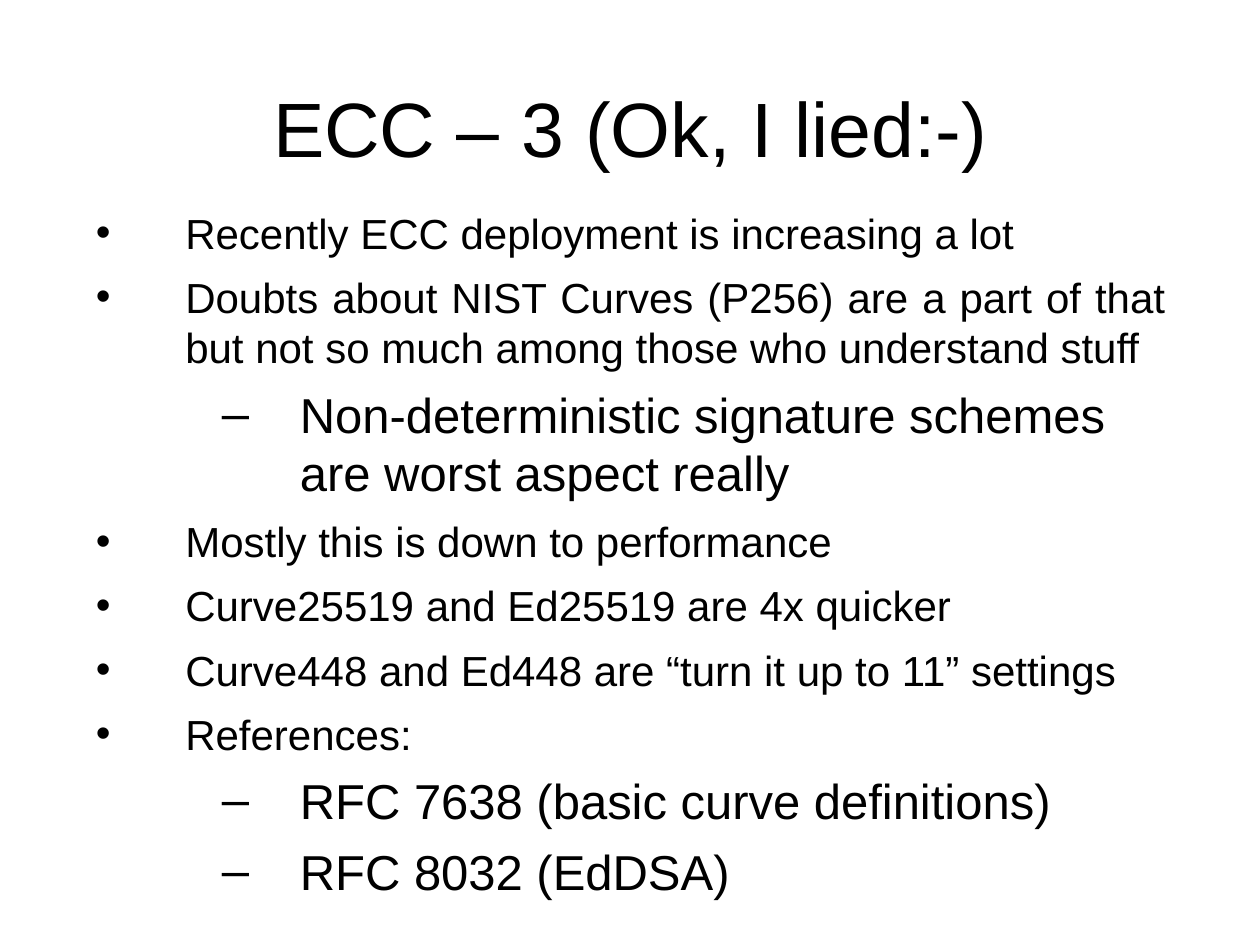
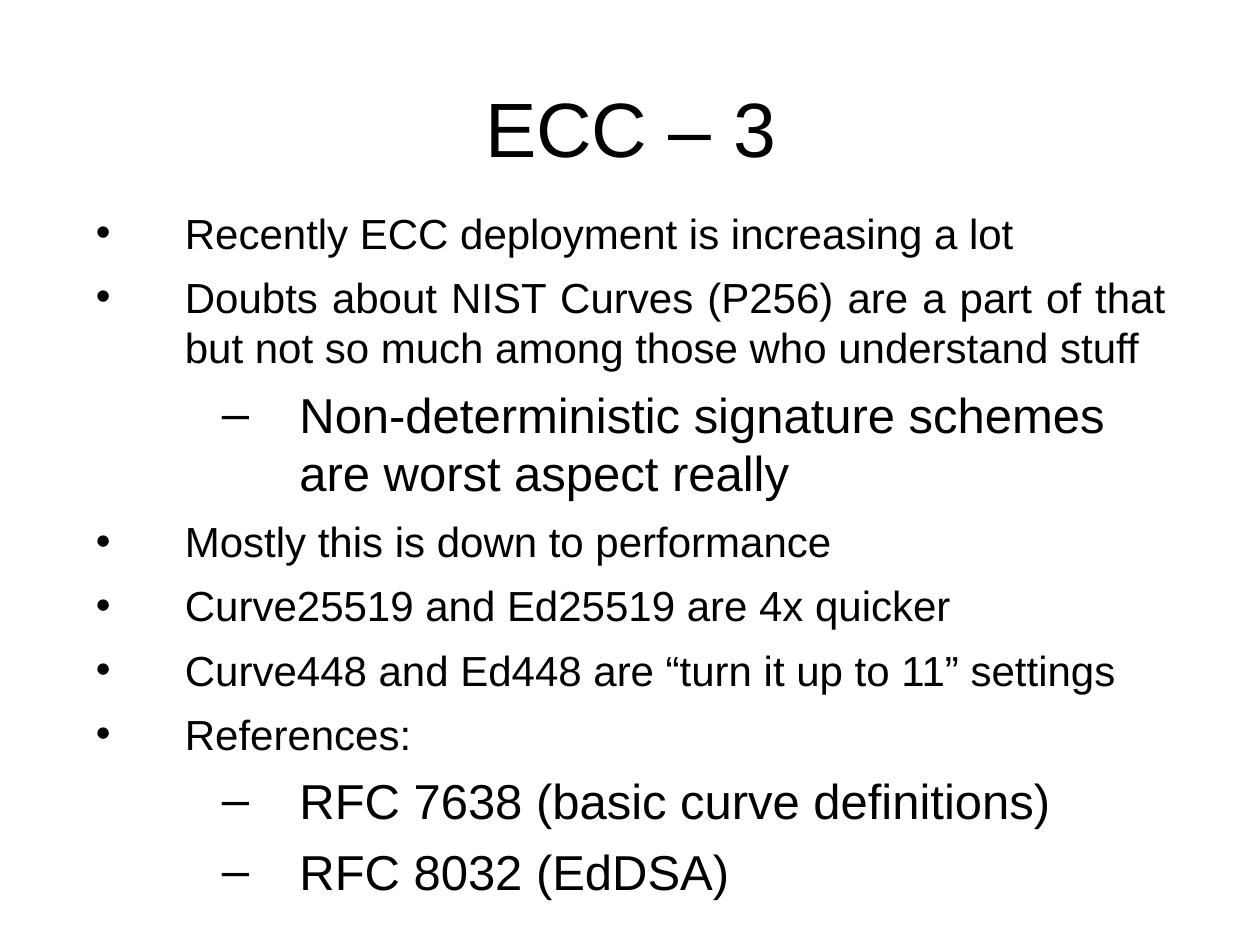
Before and after one commit to sftcd/cs7053, a slide deck: slide 134 of 2016lectures/03-crypto.ppt (slide 135 before the commit). Drawn at 1260x945 pixels with LibreOffice and Linux fonts; fonts in the diff are those of the drawing. Boxes give left, top, right and bottom in pixels: in the first picture for what was removed or moved away, otherwise in the second. Text is boxed around its words. In the diff, an @@ line names an element or a change of style, - is before the commit and + after.

```diff
--- a/2016lectures/03-crypto.ppt
+++ b/2016lectures/03-crypto.ppt
@@ title at box(485, 103, 776, 158): text changed @@
-ECC – 3 (Ok, I lied:-)
+ECC – 3
```
Also in this commit, not shown: 100 other slides changed, 1 slide added, 3 other files.
